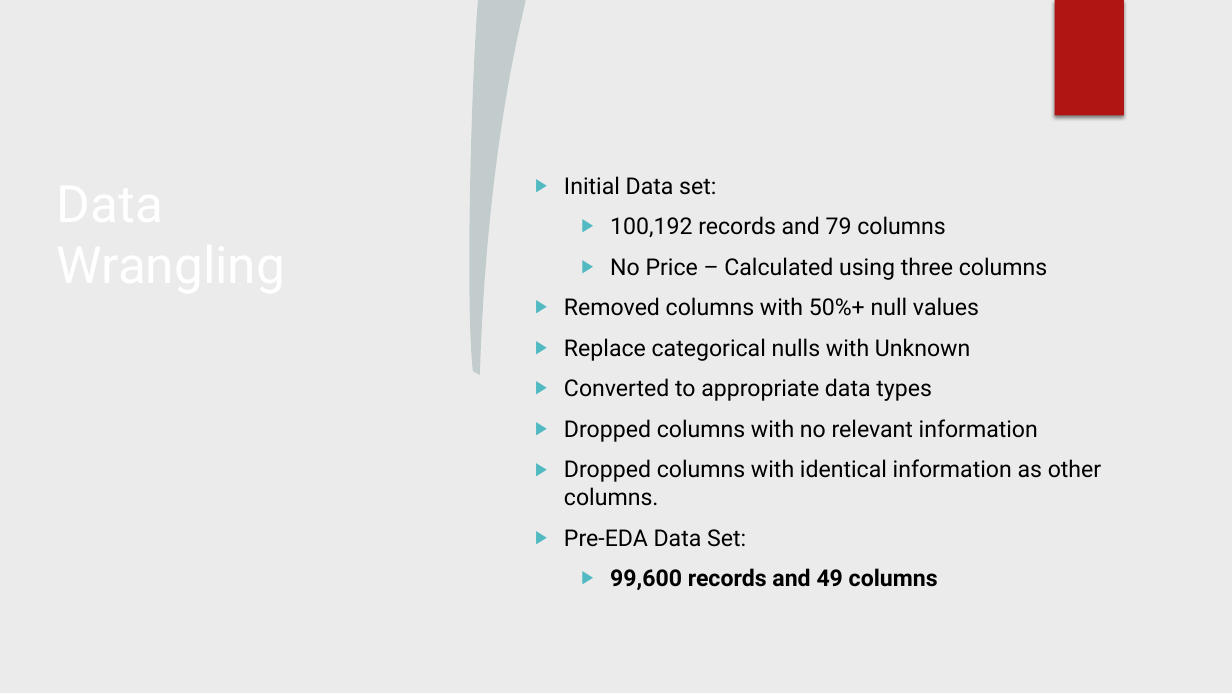
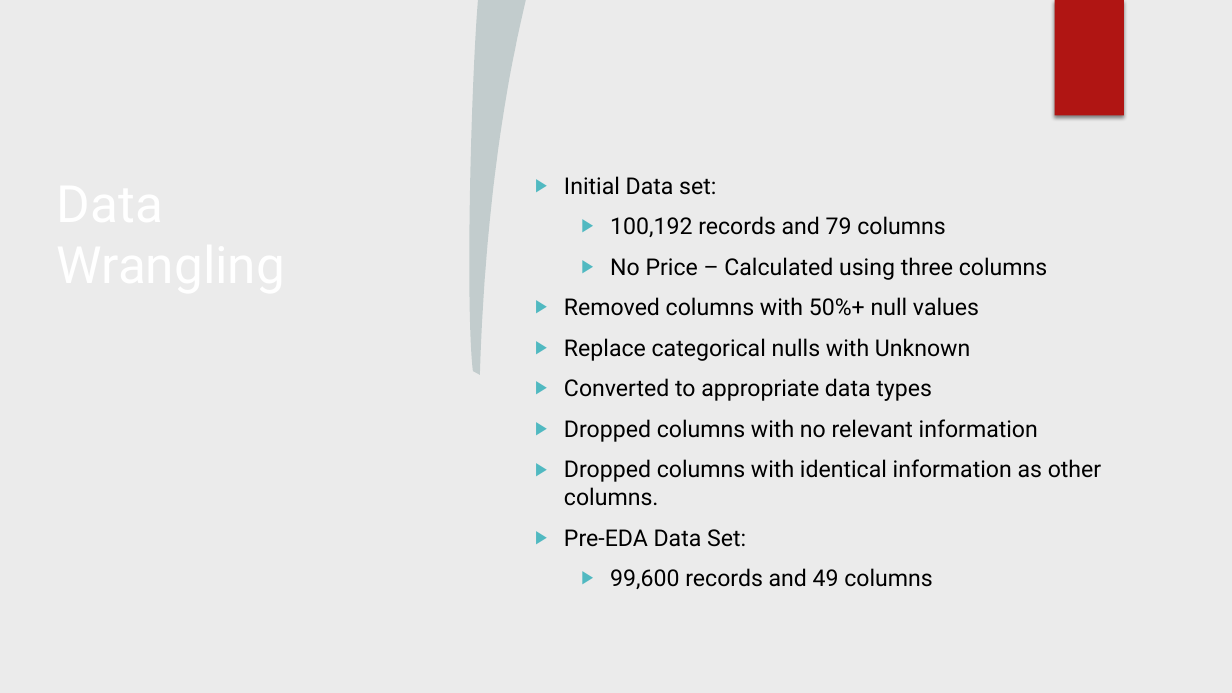
Before and after one commit to georgetown-analytics/Booksville, a slide deck: slide 10 of presentation/Booksville Presentation.pptx. Drawn at 1232x693 pixels with LibreOffice and Linux fonts; fonts in the diff are those of the drawing; background and template pictures are left out. Boxes give left, top, right and bottom in pixels: in the first picture for what was removed or moved away, otherwise in the second. Text is boxed around its words. In the diff, an @@ line names an element or a change of style, - is before the commit and + after.

```diff
--- a/presentation/Booksville Presentation.pptx
+++ b/presentation/Booksville Presentation.pptx
@@ text at box(610, 568, 933, 589): bold off in "99,600 records and 49 columns" @@
```
Also in this commit, not shown: 3 other slides changed, 4 slides added, 1 other file.
